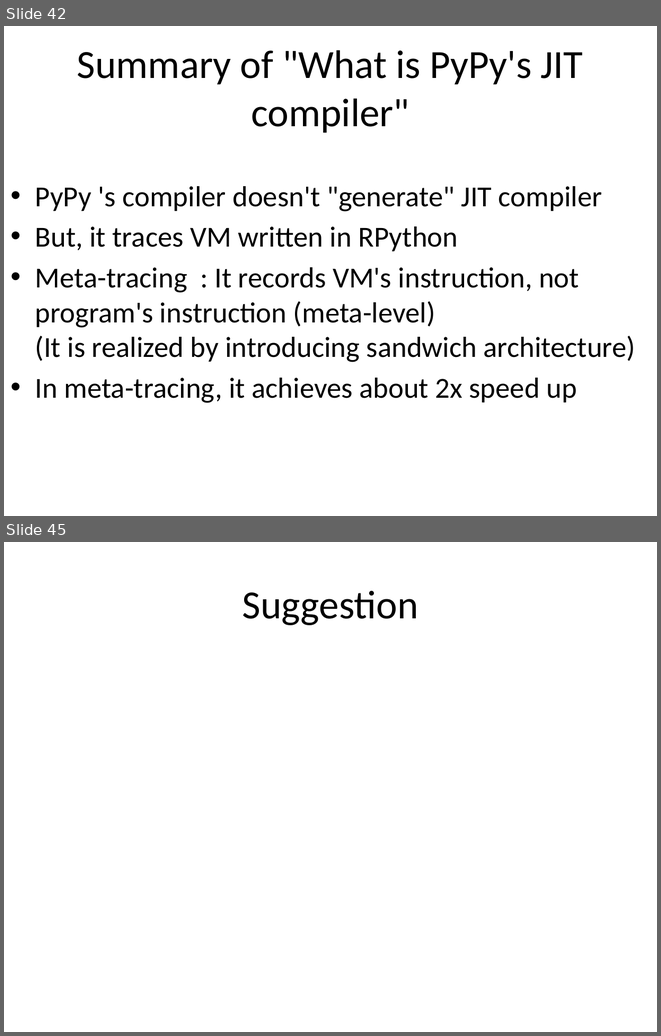
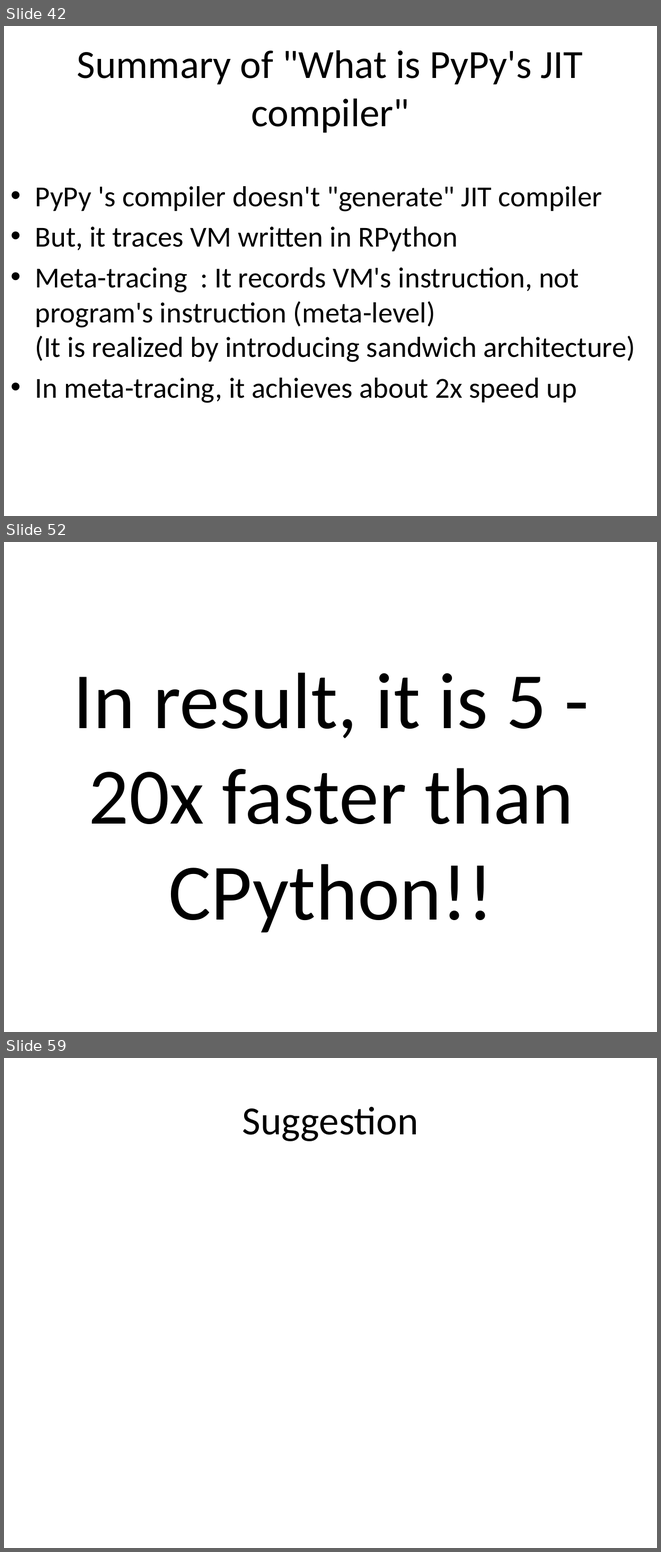
Before and after one commit to ryotaro/pyconjp2012slide, a slide deck: master/Fundamental Technologies Used in PyPy JIT Compiler.pptx. Shown one above the other, each under a label of ours: slides 42 and 45 before the commit, slides 42, 52 and 59 after it; the slides between them are not shown. The pictures are 661x1036 and 661x1552 pixels, drawn with LibreOffice and Linux fonts; fonts in the diff are those of the drawing. Boxes give left, top, right and bottom in pixels: in the first picture for what was removed or moved away, otherwise in the second. Text is boxed around its words. In the diff, an @@ line names an element or a change of style, - is before the commit and + after.

```diff
--- a/master/Fundamental Technologies Used in PyPy JIT Compiler.pptx
+++ b/master/Fundamental Technologies Used in PyPy JIT Compiler.pptx
@@ slide 52 added at <box>4,542,657,1032</box>, background #FFFFFF @@
@@ title added at <box>73,672,573,933</box>, 88 pt, text #000000 @@
+In result, it is 5 - 20x faster than CPython!!
@@ what was slide 45 is now slide 59 @@
```
Also in this commit, not shown: 15 other slides added, 2 slides removed.
